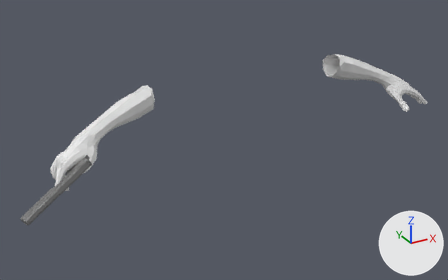
The FBX model CrimsonShooter/Assets/Models/Characters/Player/arms.fbx as it was, and as the next commit left it.
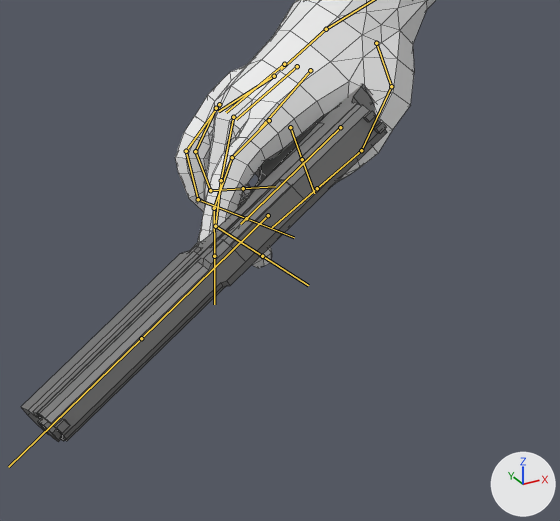
There are two pictures of each version: one whole from a 50 mm lens placed at (-1.232, -2.303, 0.729), pointed at (-0.151, -0.337, -0.254), one close up on the part from 3% to 28% of the width and 49% to 86% of the height. Arrows for +X, +Y and +Z are at lower right; the lights stay in place. Both versions are drawn at frame 1 of the action 'Rig|TPose'; the numbers are the values there. The bones that bend it are drawn over the model as lines in the close-ups. The close-ups show mesh edges as thin lines.

Names of what the first close-up shows: 'Arms', 'Gun'.
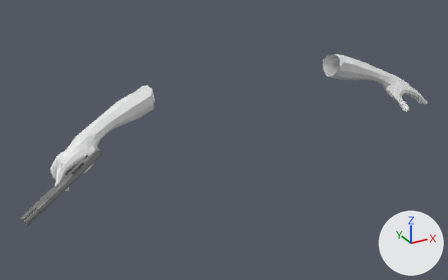
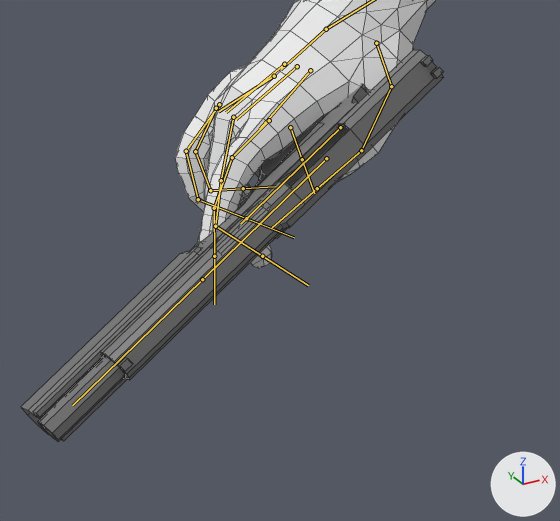
Location of each change, (x1, y1, x2, y2) in pixels of the close-ups (560 x 521 px):
'Gun', posed (16% wider, 9% taller)
    before: (21, 84, 387, 442)
    after: (21, 50, 444, 442)
bone 'Slide', root to tip
    before: (268, 215) to (141, 338)
    after: (326, 158) to (202, 279)

The edits, one by one:
Bone 'Slide' (bone_slide) moves from (0.0, 0.0, 0.0) to (0.0, -0.053, 0.0).
